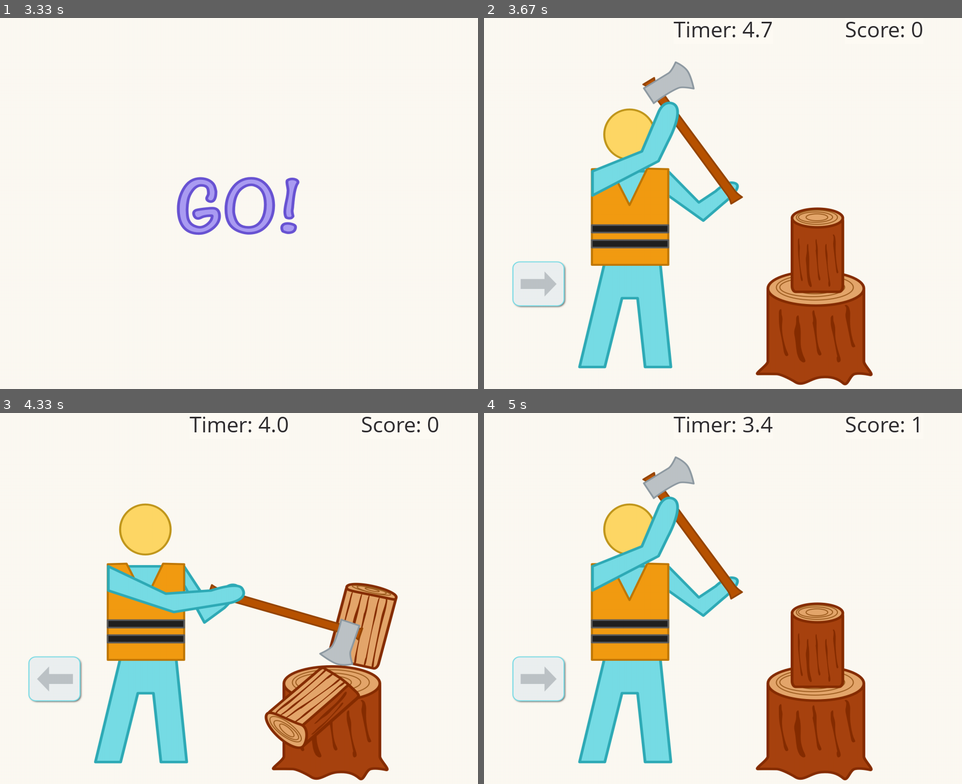
Above: before the commit, frames 1-4 (two rows, left to right).
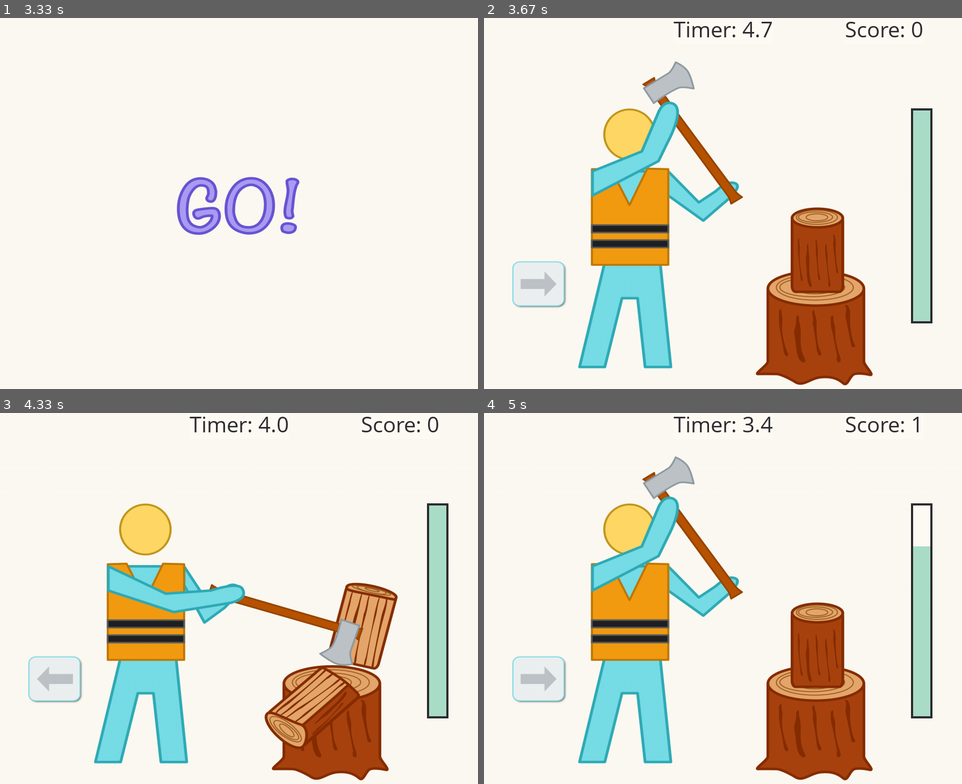
Above: after the commit, the same moments.

Repository: jwl-7/Stick-Bop
Game: pygame game, started from stick-bop.py
The game is run twice, just before and just after one commit, with the same random seed, the same clock (stepped at 60 frames per second) and the same inputs.
Inputs:
- Up to frame 1 (3.33 s): tap Enter at 0.33 s
- Up to frame 2 (3.67 s): hold Left from 3.4 s (still down)
- Up to frame 3 (4.33 s): release Left at 3.87 s; hold Right from 3.9 s (still down)
- Up to frame 4 (5 s): release Right at 4.37 s; hold Right 4.4-4.87 s; hold Left from 4.9 s (still down)

Frame 1 is identical in both runs. In frame 2, 2.6% of the frame differs, in the area x 89-94%, y 24-83%; in frame 3, 2.6%; in frame 4, 2.2%.

Commit message:
implemented progress bar

Diff:
--- a/stick-bop.py
+++ b/stick-bop.py
@@ -138,8 +138,6 @@
         text_surface = text_font.render(text, True, color)
         text_rect = text_surface.get_rect()
         text_rect.midtop = (x, y)
-        #text = (text_surface, text_rect)
-        #return text
         screen.blit(text_surface, text_rect)
 
     def clear_text(self, font, color, text, size, x, y, screen):
@@ -148,9 +146,21 @@
         text_surface = text_font.render(text, True, color)
         text_rect = text_surface.get_rect()
         text_rect.midtop = (x, y)
-        #clear_text = (color, text_rect)
-        #return clear_text
         screen.fill(color, text_rect)
+
+    def draw_progress_bar(self, x, y, progress, screen):
+        """Draw a colored progress bar with outline to surface."""
+        BAR_LENGTH = 40
+        BAR_HEIGHT = 400
+
+        progress = max(progress, 0)
+        fill = (progress / 100) * BAR_HEIGHT
+        fill_rect = pygame.Rect(x, y, BAR_LENGTH, fill)
+        outline_rect = pygame.Rect(x, y, BAR_LENGTH, BAR_HEIGHT)
+
+        pygame.draw.rect(screen, GREEN, outline_rect)
+        pygame.draw.rect(screen, WHITE, fill_rect)
+        pygame.draw.rect(screen, BLACK, outline_rect, 4)
 
 class State(object):
     """Parent class for various game states.
@@ -447,6 +457,7 @@
         self.render_text(self.fonts['OpenSans-Regular'], BLACK, timer_text, 40, self.screen_width/2, 0, screen)
         self.clear_text(self.fonts['OpenSans-Regular'], WHITE, score_text, 40, self.screen_width-150, 0, screen)
         self.render_text(self.fonts['OpenSans-Regular'], BLACK, score_text, 40, self.screen_width-150, 0, screen)
+        self.draw_progress_bar(self.screen_width-100, self.screen_height/4, self.count*20, screen)
         self.count_check(self.count, timer)
 
     def draw(self, screen):
